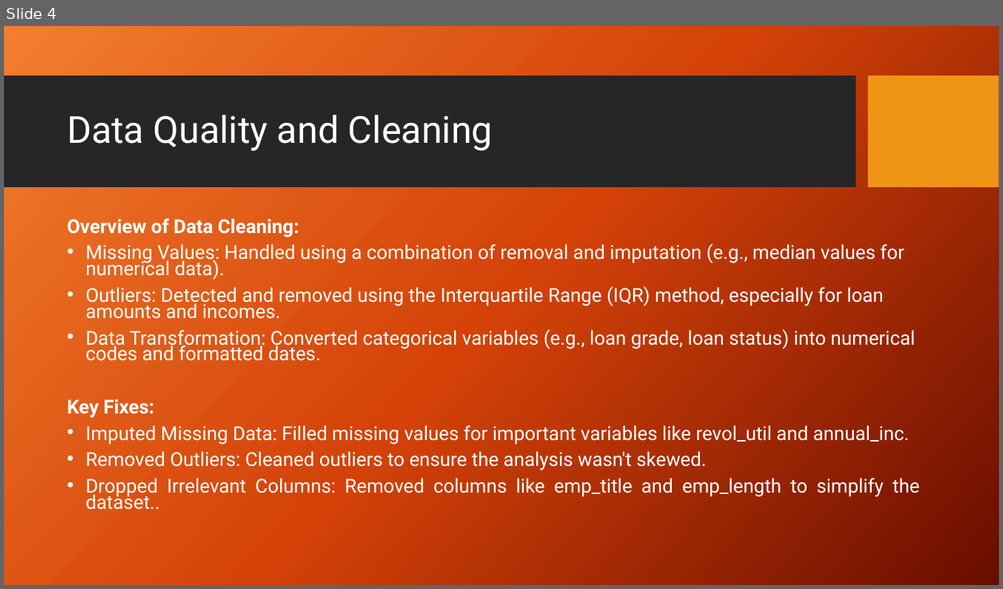
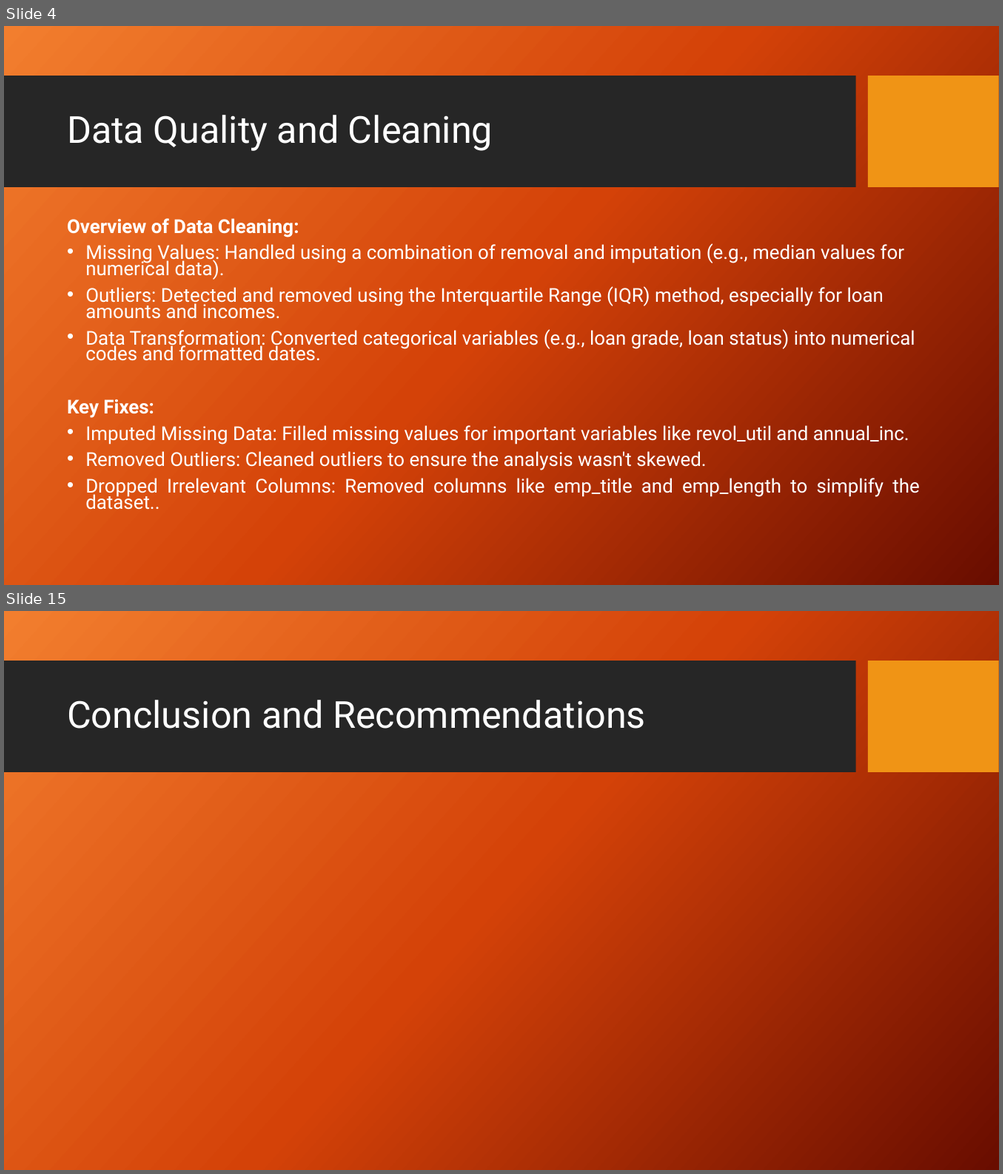
Before and after one commit to jafarijason/ds_001_lending_club_case_study, a slide deck: Presentation.pptx. Shown one above the other, each under a label of ours: slide 4 before the commit, slides 4 and 15 after it; the slides between them are not shown. The pictures are 1003x589 and 1003x1174 pixels, drawn with LibreOffice and Linux fonts; fonts in the diff are those of the drawing; background and template pictures are left out. Boxes give left, top, right and bottom in pixels: in the first picture for what was removed or moved away, otherwise in the second. Text is boxed around its words. In the diff, an @@ line names an element or a change of style, - is before the commit and + after.

```diff
--- a/Presentation.pptx
+++ b/Presentation.pptx
@@ slide 15 added at [4, 611, 999, 1170], background picture (left out); not listed: 2 template elements that a slide beside it also shows @@
@@ title added at [67, 700, 646, 729], 36 pt, text #FFFFFF @@
+Conclusion and Recommendations
```
Also in this commit, not shown: 1 slide changed, 9 other slides added, 1 slide removed.
